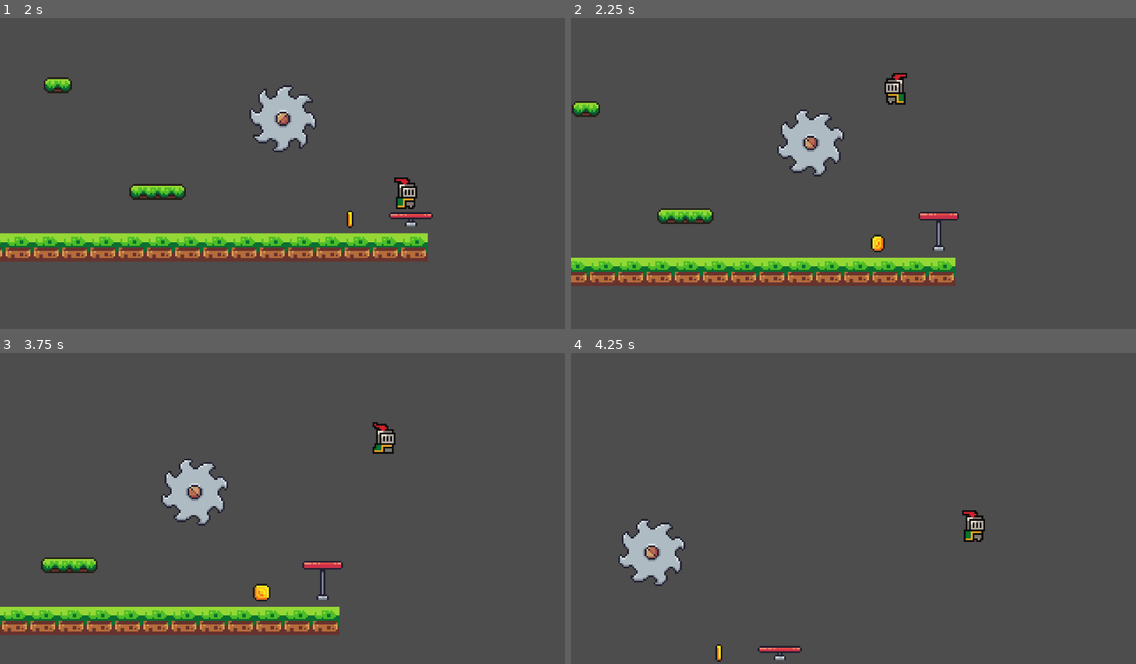
Above: before the commit, frames 1-4 (two rows, left to right).
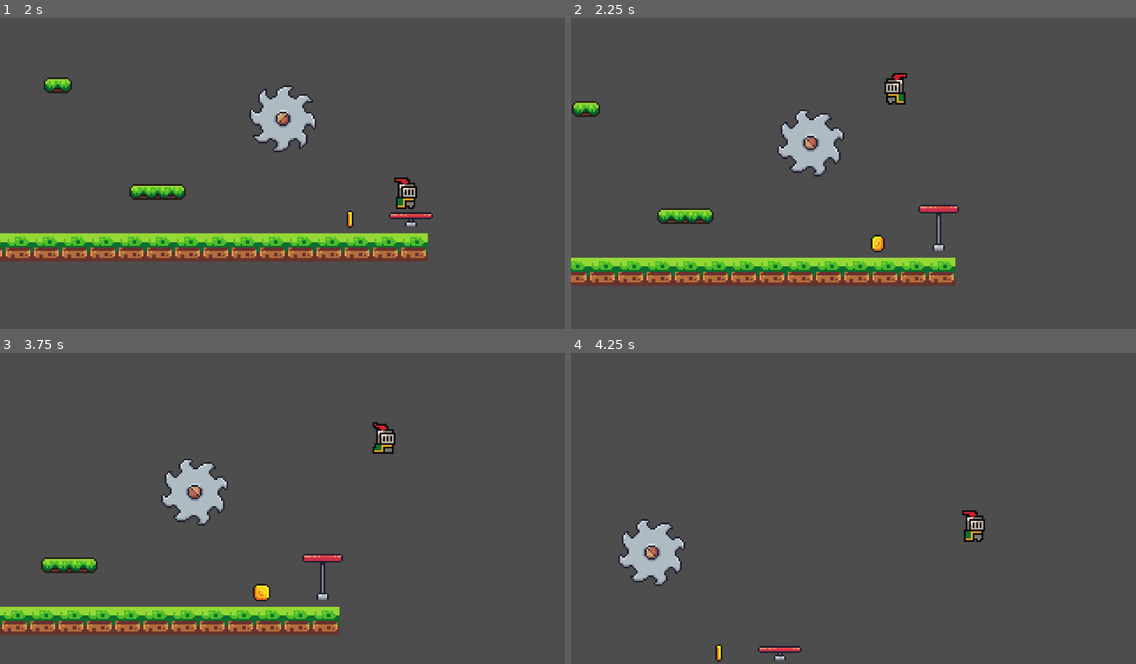
Above: after the commit, the same moments.

Repository: Parth-Agrawal2412/knight_on_the_platform_Source_code
Game: Godot game, scene res://Scenes/game.tscn
Same seed, same stepped clock (60 frames per second), same inputs: the game is played once before the commit and once after it.
Inputs:
- Up to frame 1 (2 s): hold Right (Right) from 0.53 s (still down); tap Space (Jump) at 0.77, 1.52 s
- Up to frame 2 (2.25 s): release Right (Right) at 2.03 s; hold Left (Left) from 2.03 s (still down)
- Up to frame 3 (3.75 s): release Left (Left) at 2.78 s; hold Right (Right) from 2.78 s (still down); tap Space (Jump) at 3.02 s
- Up to frame 4 (4.25 s): keep holding Right (Right); tap Space (Jump) at 3.77 s

Frame 1 is identical in both runs. In frame 2, 0.3% of the frame differs, in the area x 61-69%, y 60-75%; in frame 3, 0.3%; in frame 4, nothing differs.

Commit message:
Update trampoline.tscn

Diff:
--- a/Scenes/trampoline.tscn
+++ b/Scenes/trampoline.tscn
@@ -68,7 +68,7 @@
 }],
 "loop": 0,
 "name": &"Jump",
-"speed": 11.0
+"speed": 13.0
 }]
 
 [node name="Trampoline" type="Area2D" unique_id=1449116807]
